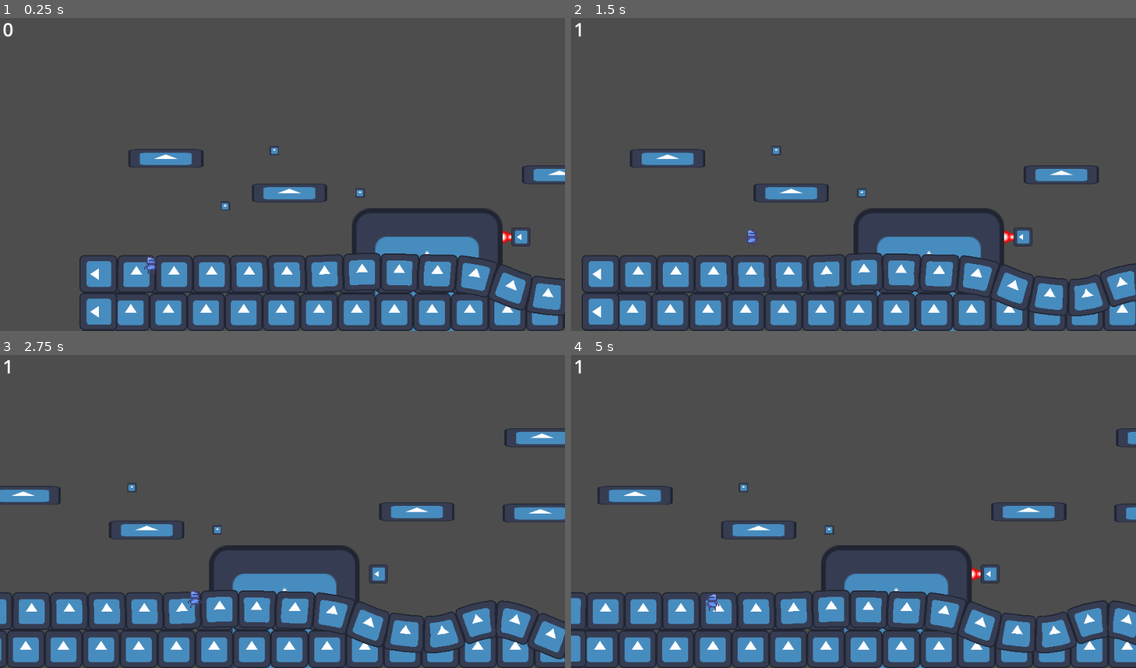
Above: before the commit, frames 1-4 (two rows, left to right).
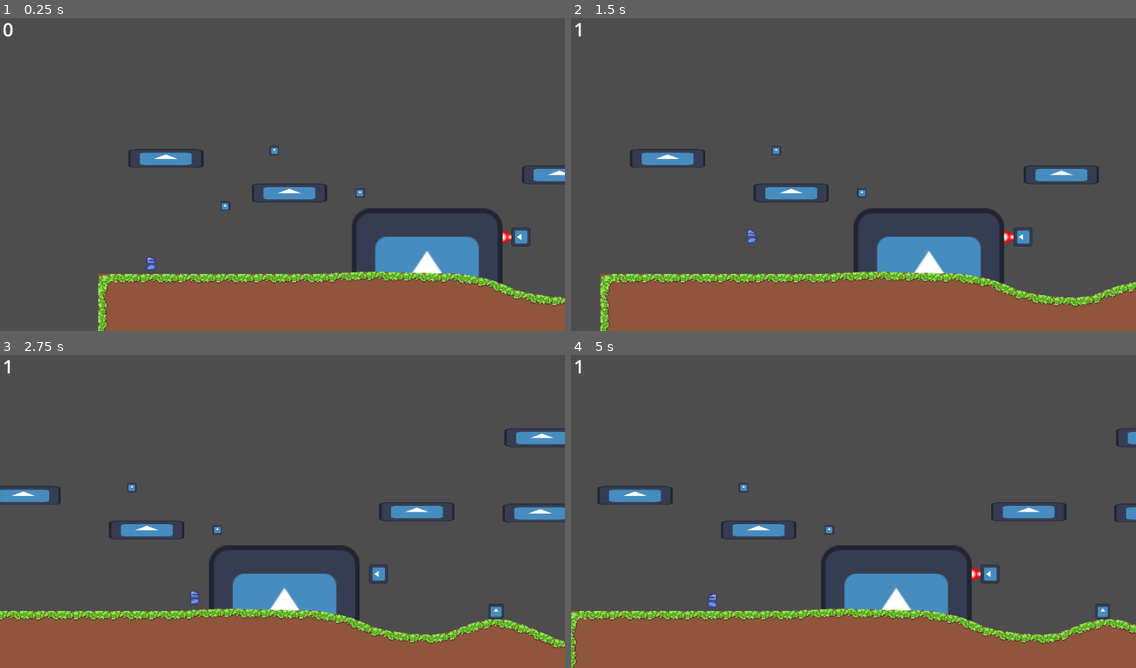
Above: after the commit, the same moments.

Repository: charliegregg/TriJamTTT
Game: Godot game, scene res://levels/level_1.tscn
The game is run twice, just before and just after one commit, with the same random seed, the same clock (stepped at 60 frames per second) and the same inputs. The engine's default icon, where the game draws it, is replaced by a stand-in: a white triangle on a blue panel in a dark square.
Inputs (mouse positions are in pixels of both pictures, inside the frame that each line leads up to):
- Up to frame 1 (0.25 s): no input
- Up to frame 2 (1.5 s): tap Enter at 0.5 s; move the mouse to (977, 155) at 0.52 s; hold D (move_right) 0.53-1.25 s; hold Alt 0.53-1.25 s; click (977, 155) at 0.67 s; tap Space (move_jump) at 0.77 s; drag from (740, 187) to (881, 193) at 1.27 s
- Up to frame 3 (2.75 s): move the mouse to (339, 439) at 2.02 s; hold D (move_right) from 2.03 s (still down); hold Ctrl from 2.03 s (still down)
- Up to frame 4 (5 s): release D (move_right) at 2.75 s; release Ctrl at 2.75 s; drag from (825, 574) to (717, 520) at 2.77 s; move the mouse to (1023, 558) at 3.52 s; hold A (move_left) 3.53-4.25 s; hold Alt 3.53-4.25 s; tap Space (move_jump) at 3.77 s; drag from (684, 461) to (1062, 611) at 4.27 s

The runs differ from the first frame. In frame 1, 18% of the frame differs, in the area x 14-100%, y 75-100%; in frame 2, 20%; in frame 3, 20%; in frame 4, 20%, in the area x 0-100%, y 75-100%.

Commit message:
textures

Diff:
--- a/resources/level_edge_material.tres
+++ b/resources/level_edge_material.tres
@@ -1,15 +1,16 @@
-[gd_resource type="Resource" script_class="SS2D_Material_Edge_Metadata" load_steps=7 format=3 uid="uid://dicidcvrnlmwl"]
+[gd_resource type="Resource" script_class="SS2D_Material_Edge_Metadata" load_steps=8 format=3 uid="uid://dicidcvrnlmwl"]
 
 [ext_resource type="Script" path="res://addons/rmsmartshape/materials/edge_material.gd" id="1_2mmvl"]
-[ext_resource type="Texture2D" uid="uid://cl1tidara4oel" path="res://icon.svg" id="2_kcvd8"]
+[ext_resource type="Texture2D" uid="uid://drws0vxbqp16o" path="res://resources/grass_top.png" id="2_3eieh"]
+[ext_resource type="Texture2D" uid="uid://k5mr0fkv3rrq" path="res://resources/grass_corner.png" id="3_kl781"]
 [ext_resource type="Script" path="res://addons/rmsmartshape/normal_range.gd" id="3_px2t8"]
 [ext_resource type="Script" path="res://addons/rmsmartshape/materials/edge_material_metadata.gd" id="4_3q6d0"]
 
 [sub_resource type="Resource" id="Resource_u5hbb"]
 script = ExtResource("1_2mmvl")
-textures = Array[Texture2D]([ExtResource("2_kcvd8")])
-textures_corner_outer = Array[Texture2D]([ExtResource("2_kcvd8")])
-textures_corner_inner = Array[Texture2D]([ExtResource("2_kcvd8")])
+textures = Array[Texture2D]([ExtResource("2_3eieh")])
+textures_corner_outer = Array[Texture2D]([ExtResource("3_kl781")])
+textures_corner_inner = Array[Texture2D]([])
 textures_taper_left = Array[Texture2D]([])
 textures_taper_right = Array[Texture2D]([])
 randomize_texture = false
--- a/resources/level_material.tres
+++ b/resources/level_material.tres
@@ -1,13 +1,13 @@
 [gd_resource type="Resource" script_class="SS2D_Material_Shape" load_steps=4 format=3 uid="uid://dgm7r123xc308"]
 
 [ext_resource type="Resource" uid="uid://dicidcvrnlmwl" path="res://resources/level_edge_material.tres" id="1_87l0i"]
-[ext_resource type="Texture2D" uid="uid://cl1tidara4oel" path="res://icon.svg" id="2_38du4"]
+[ext_resource type="Texture2D" uid="uid://dwrb42j02h8wj" path="res://resources/dirt.png" id="2_4pw7b"]
 [ext_resource type="Script" path="res://addons/rmsmartshape/materials/shape_material.gd" id="3_h153n"]
 
 [resource]
 script = ExtResource("3_h153n")
 _edge_meta_materials = Array[Resource("res://addons/rmsmartshape/materials/edge_material_metadata.gd")]([ExtResource("1_87l0i")])
-fill_textures = Array[Texture2D]([ExtResource("2_38du4")])
+fill_textures = Array[Texture2D]([ExtResource("2_4pw7b")])
 fill_texture_z_index = -10
 fill_texture_show_behind_parent = false
 fill_texture_scale = 1.0
Not shown, added: resources/dirt.png.import
Not shown, added: resources/grass_corner.png.import
Not shown, added: resources/grass_top.png.import
